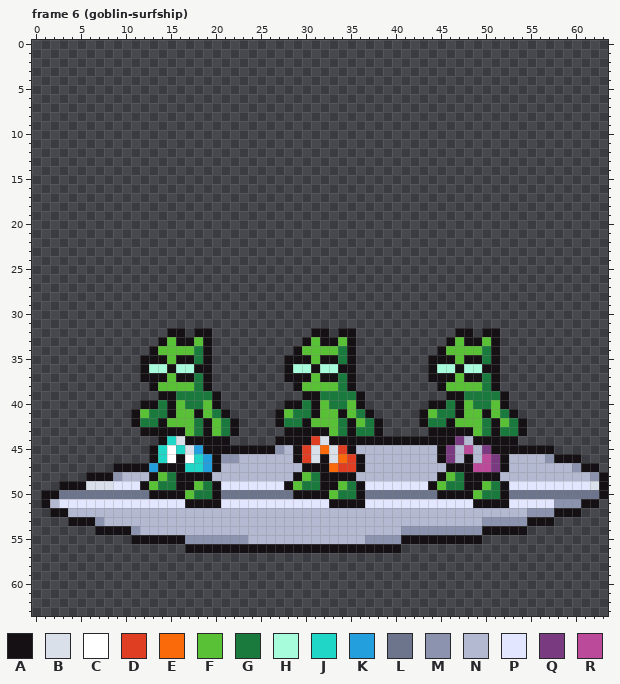
Pixel-art file: editables/enemies.aseprite. That is the earlier state.
64x64 pixels, 9 frames. Shown: frame 6 (goblin-surfship). The commit also changed other frames, which this record leaves out.
Visible layers, top first: "Layer 9", "Layer 8", "Layer 7", "Layer 6", "Layer 4", "Layer 5", "Layer 2".
Palette (. is transparent): A #141013  B #dae0ea  C #ffffff  D #df3e23  E #fa6a0a  F #59c135  G #1a7a3e  H #a6fcdb  J #20d6c7  K #249fde  L #6d758d  M #8b93af  N #b3b9d1  P #e3e6ff  Q #793a80  R #bc4a9b
Pixels before, frame 6 (goblin-surfship) (only the part around the change), first column x 0:
34 .............AFFFFGA.........AFFFFGA.........AFFFFGA............
35 ............AAAFAAGA........AAAFAAGA........AAAFAAGA............
36 ............AHHAHHAA........AHHAHHAA........AHHAHHAA............
37 ............AAAFAAGA........AAAFAAGA........AAAFAAGA............
38 .............AFFFFGA.........AFFFFGA.........AFFFFGA............
39 ..............AAGGGGA.........AAGGGGA.........AAGGGGA...........
40 ............AAGAFGGFA.......AAGAFGGFA.......AAGAFGGFA...........
41 ...........AFGGAFFAFGA.....AFGGAFFAFGA.....AFGGAFFAFGA..........
42 ...........AGGAFFFGAFGA....AGGAFFFGAFGA....AGGAFFFGAFGA.........
43 ............AAAAAFGAFGA.....AAAAAFGAGGA.....AAAAAFGAGGA.........
44 ..............AJBAAAAA.....AAAADBAAAAAAAAAAAAAAQNAAAAA..........
45 .............AJCJBKAAAAAAAAMNADBEBDANNNNNNNNNAQNRNQAAAAAAA......
46 .............AJCACJKAMMNNNNNNADBABEDANNNNNNNNAQNANRQANNNNMAAA...
47 .........AAAAKAAAJJKANNNNNNNNNAAAEDDANNNNNNNNNAAARRQANNNNNNNMAA.
48 ......AAAMNNNAFGAAAANNNNNNNNNAFGAAAANNNNNNNNNAFGAAAANNNNNNNNNNMA
49 ...AAABBBPPPAFGGAAFGAPPPPPPPAFGGAAFGAPPPPPPPAFGGAAFGAPPPPPPPPPBA
50 .AALLLLLLLLLLAAAAFGGALLLLLLLLAAAAFGGALLLLLLLLAAAAFGGALLLLLLLLLLA
51 .ANPPPPPPPPPPPPPPAAAAPPPPPPPPPPPPAAAAPPPPPPPPPPPPAAAAPPPPPMMMAA.
52 ..AANNNNNNNNNNNNNNNNNNNNNNNNNNNNNNNNNNNNNNNNNNNNNNNNNNNMMMAAA...
53 ....AAAMNNNNNNNNNNNNNNNNNNNNNNNNNNNNNNNNNNNNNNNNNNMMMMMAAA......
54 .......AAAAMNNNNNNNNNNNNNNNNNNNNNNNNNNNNNMMMMMMMMMAAAAA.........
55 ...........AAAAAAMMMMMMMNNNNNNNNNNNNNMMMMAAAAAAAAA..............
56 .................AAAAAAAAAAAAAAAAAAAAAAAA.......................
57 ................................................................
58 ................................................................
59 ................................................................
60 ................................................................
61 ................................................................
62 ................................................................
63 ................................................................
The result:
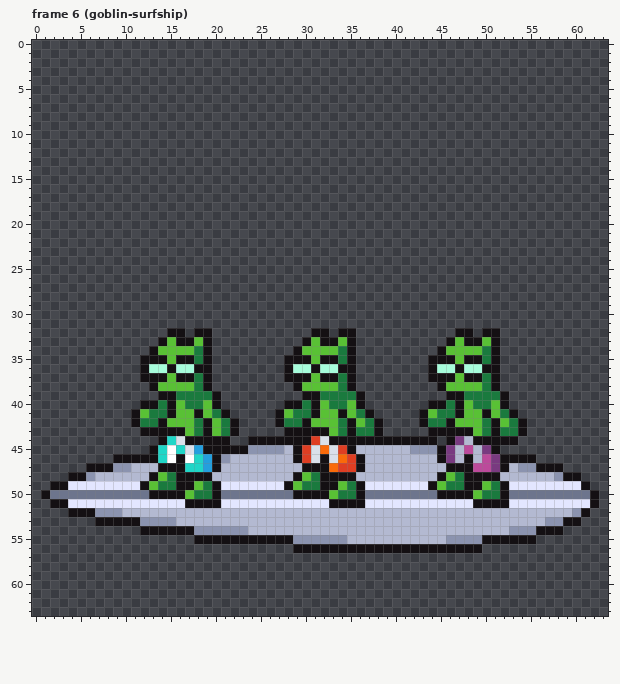
Diff:
Frame 6 (goblin-surfship), layer "Layer 2":
y 44: x 24..26 ... -> AAA; x 45 A -> .
y 45: x 24..26 AAA -> MMM; x 42..44 NNN -> MMM; x 52..57 AAAAAA -> ......
y 46: x 9..12 .... -> AAAA; x 22 M -> N; x 53..60 NNNNMAAA -> AAA.....
y 47: x 6..13 ...AAAAK -> AAAMMNNN; x 54..62 NNNNNNMAA -> MMAAA....
y 48: x 4..9 ..AAAM -> AAMNNN; x 58..63 NNNNMA -> MAA...
y 49: x 2 . -> A; x 4..8 AABBB -> PPPPP; x 61..63 PBA -> A..
y 50: x 2 A -> L; x 62..63 LA -> A.
y 51: x 1..3 ANP -> .AA; x 58..61 MMMA -> PPPP
y 52: x 2..9 AANNNNNN -> ..AAAMMM; x 55..61 MMMAAA. -> NNNNNMA
y 53: x 4..15 AAAMNNNNNNNN -> ...AAAAAMMMM; x 50..60 MMMMMAAA... -> NNNNNNNMMAA
y 54: x 7..23 AAAAMNNNNNNNNNNNN -> .....AAAAAAMMMMMM; x 41..58 MMMMMMMMMAAAAA.... -> NNNNNNNNNNNNMMMAAA
y 55: x 11..34 AAAAAAMMMMMMMNNNNNNNNNNN -> .......AAAAAAAAAAAMMMMMM; x 37..55 MMMMAAAAAAAAA...... -> NNNNNNNNNMMMMAAAAAA
y 56: x 17..28 AAAAAAAAAAAA -> ............; x 41..49 ......... -> AAAAAAAAA
Boxes around the changes in both pictures, in picture pixels (x1, y1, x2, y2):
changed: (41, 436, 608, 553)
